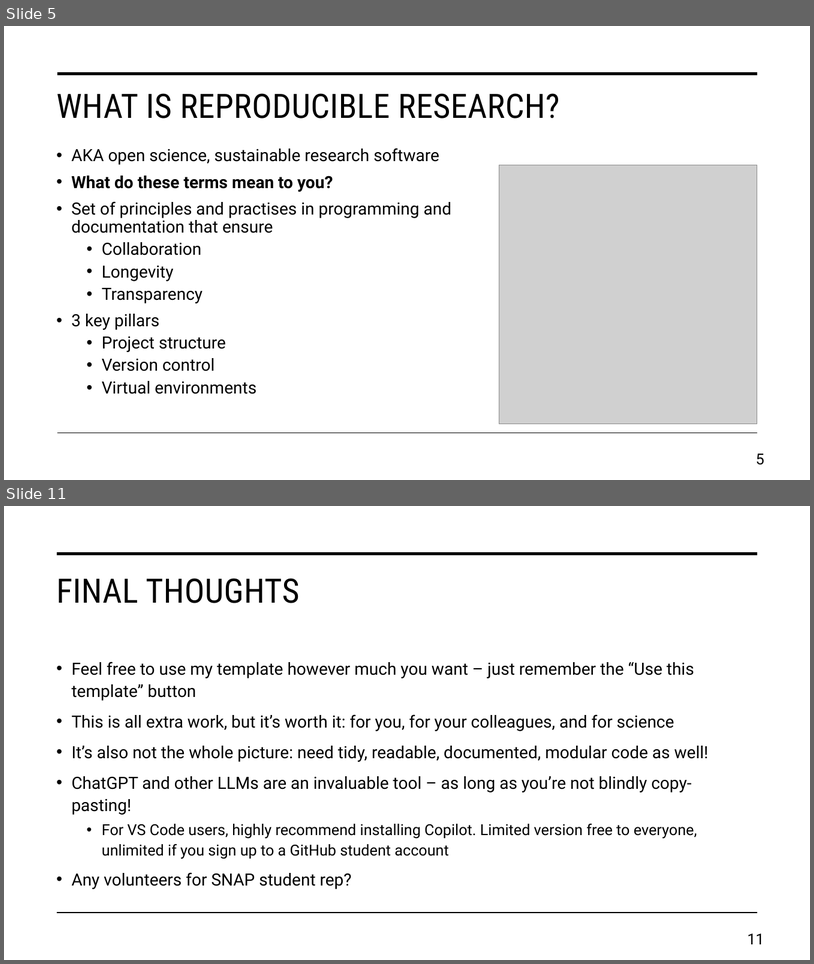
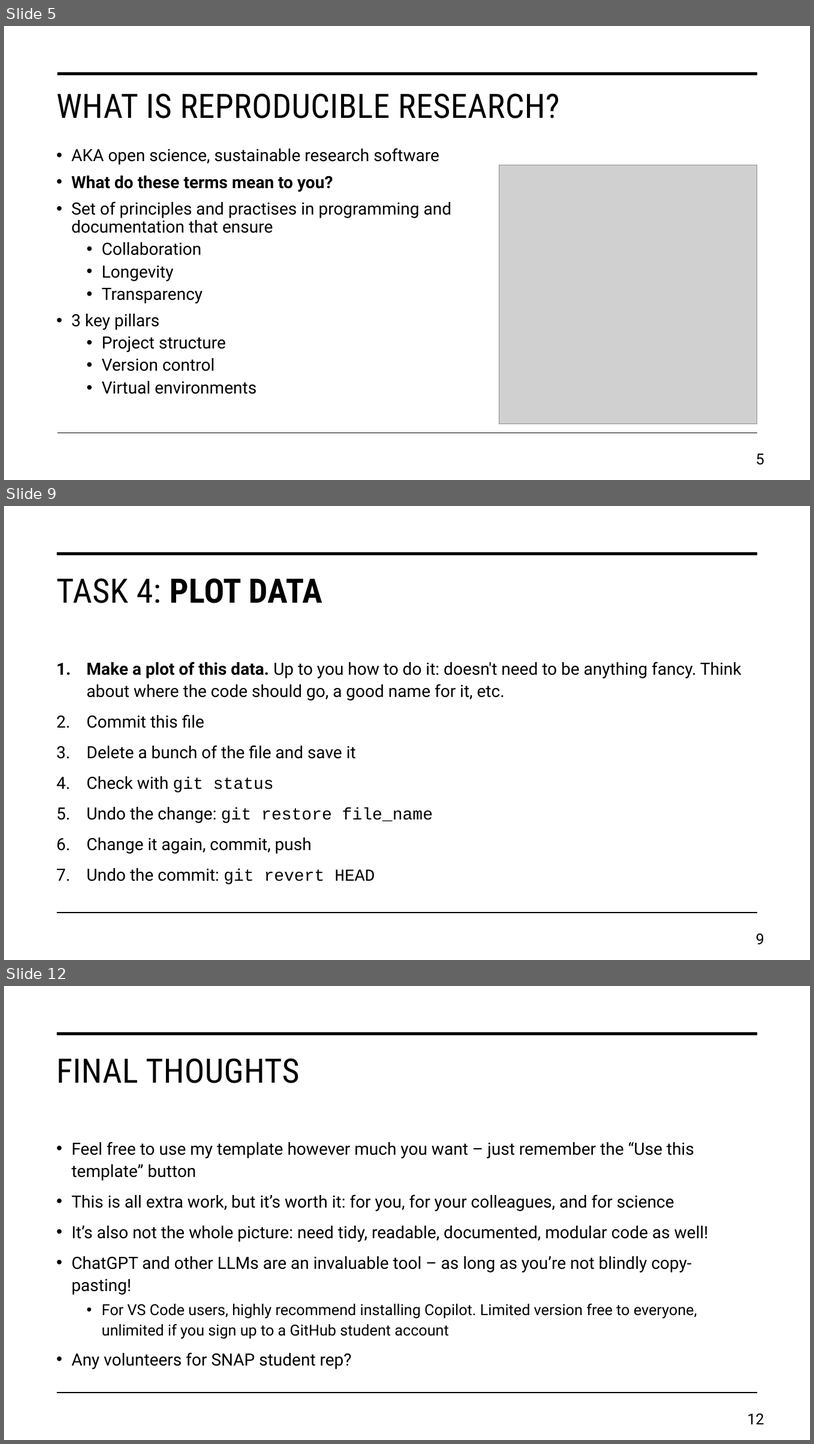
Before and after one commit to daniel-wrench/snap-research-template, a slide deck: doc/workshop_slides.pptx. Shown one above the other, each under a label of ours: slides 5 and 11 before the commit, slides 5, 9 and 12 after it; the slides between them are not shown. The pictures are 814x964 and 814x1444 pixels, drawn with LibreOffice and Linux fonts; fonts in the diff are those of the drawing; grey boxes stand for pictures. Boxes give left, top, right and bottom in pixels: in the first picture for what was removed or moved away, otherwise in the second. Text is boxed around its words. In the diff, an @@ line names an element or a change of style, - is before the commit and + after.

```diff
--- a/doc/workshop_slides.pptx
+++ b/doc/workshop_slides.pptx
@@ slide 9 added at [4, 506, 810, 960], background #FFFFFF; not listed: 2 template elements that a slide beside it also shows @@
@@ title added at [56, 578, 323, 603], 40 pt, text #000000, bold @@
+TASK 4: PLOT DATA
@@ text added at [87, 661, 742, 884], 20 pt, text #000000 @@
+1. Make a plot of this data. Up to you how to do it: doesn't need to be anything fancy. Think about where the code should go, a good name for it, etc.
+2. Commit this file
+3. Delete a bunch of the file and save it
+4. Check with git status
+5. Undo the change: git restore file_name
+6. Change it again, commit, push
+7. Undo the commit: git revert HEAD
@@ page number added at [756, 933, 765, 944], 18 pt, text #000000 @@
+9
@@ what was slide 11 is now slide 12 @@
@@ page number at [747, 1413, 764, 1424]: text changed @@
-11
+12
```
Also in this commit, not shown: 8 slides changed, 2 other slides added, 2 other files.
